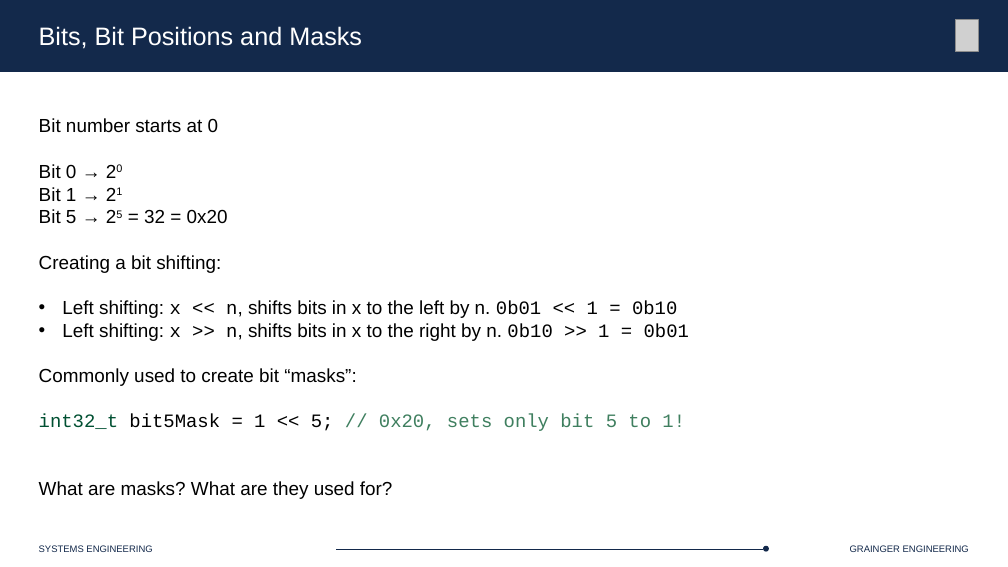
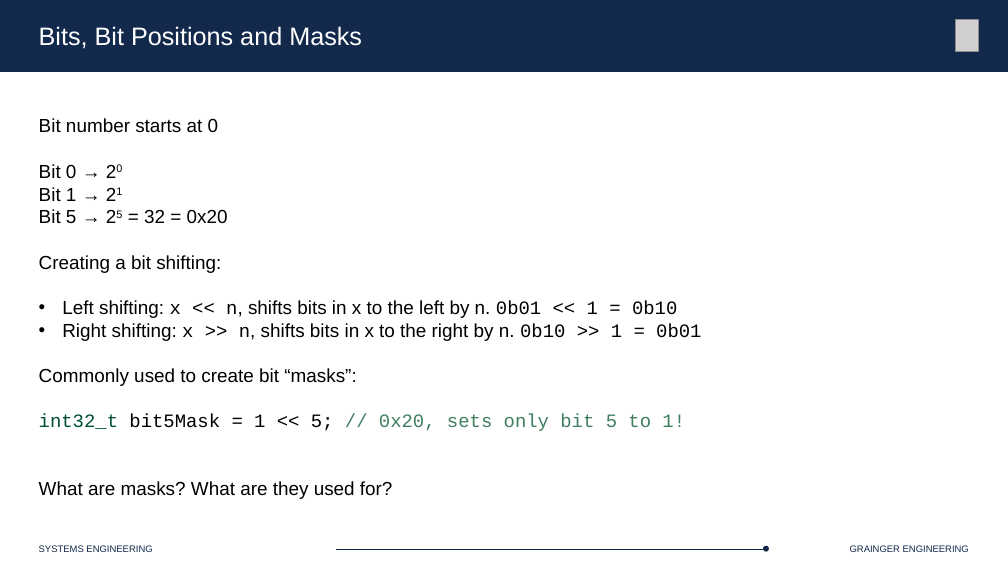
Before and after one commit to Marius-Juston/SE-423---Class-Material, a slide deck: slide 19 of Lectures/Slides/L2.pptx. Drawn at 1008x567 pixels with LibreOffice and Linux fonts; fonts in the diff are those of the drawing; grey boxes stand for pictures. Boxes give left, top, right and bottom in pixels: in the first picture for what was removed or moved away, otherwise in the second. Text is boxed around its words. In the diff, an @@ line names an element or a change of style, - is before the commit and + after.

```diff
--- a/Lectures/Slides/L2.pptx
+++ b/Lectures/Slides/L2.pptx
@@ text at [62, 323, 701, 341]: text changed @@
-• Left shifting: x >> n, shifts bits in x to the right by n. 0b10 >> 1 = 0b01
+• Right shifting: x >> n, shifts bits in x to the right by n. 0b10 >> 1 = 0b01
```
Also in this commit, not shown: 1 slide added.
